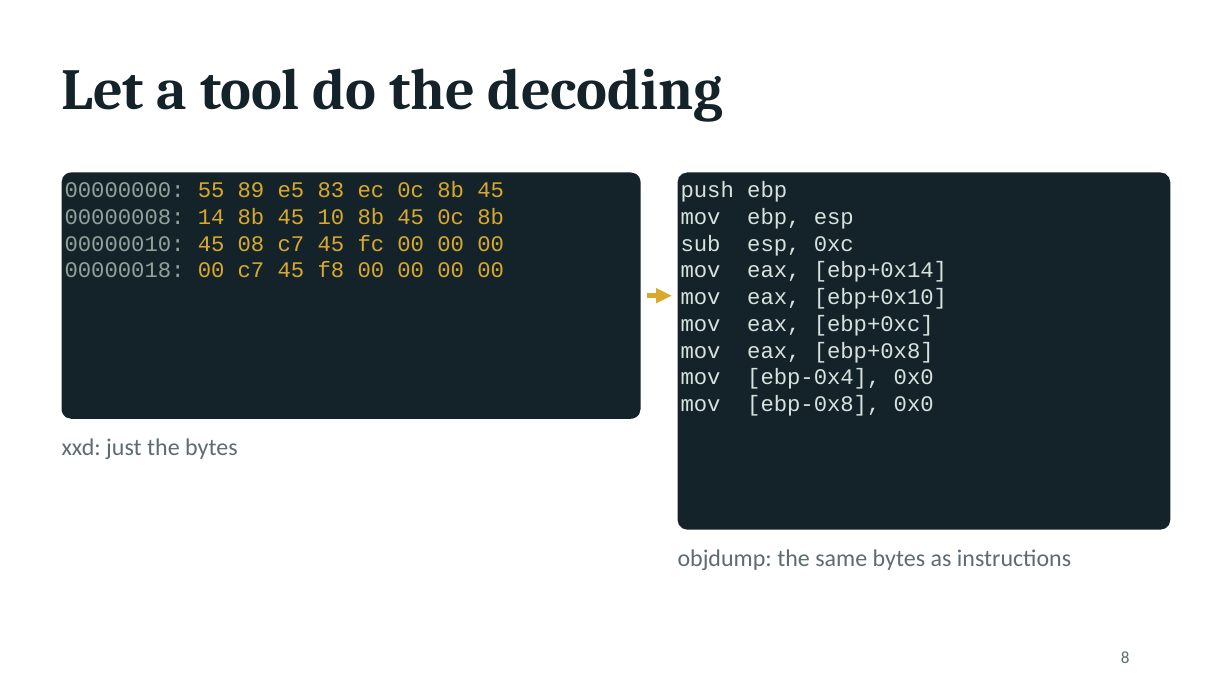
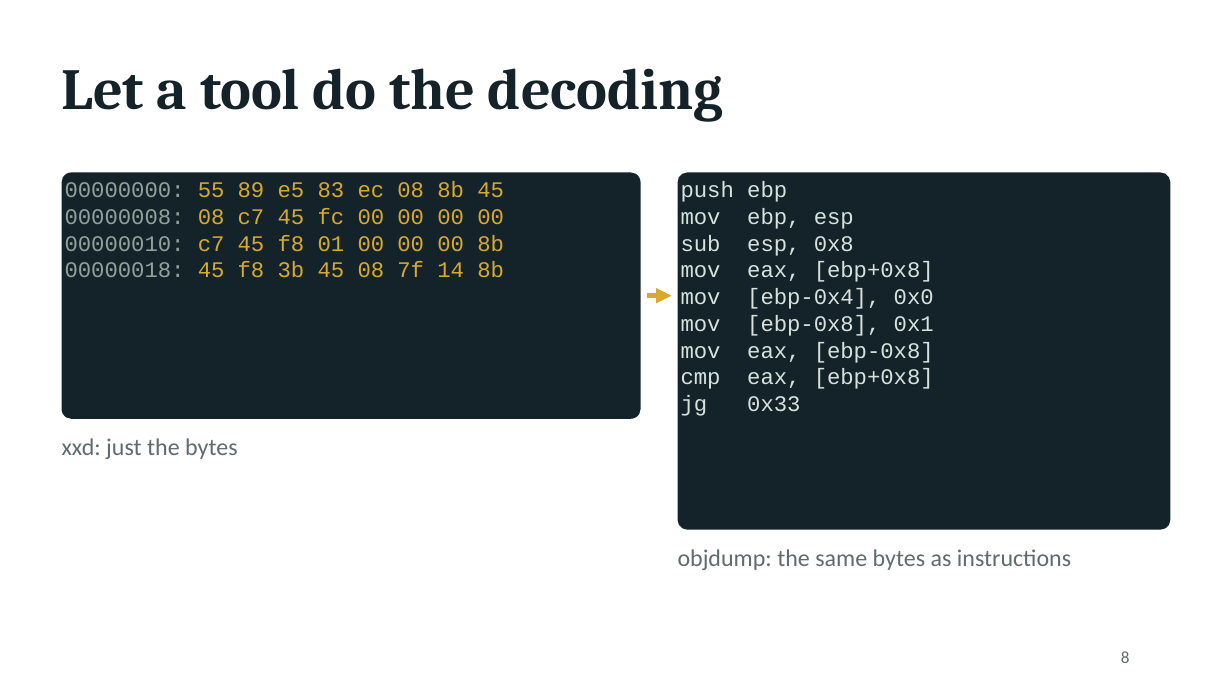
Before and after one commit to kelmer44/tesoro-stuff, a slide deck: slide 8 of prez/tesoro_talk.pptx. Drawn at 1232x693 pixels with LibreOffice and Linux fonts; fonts in the diff are those of the drawing. Boxes give left, top, right and bottom in pixels: in the first picture for what was removed or moved away, otherwise in the second. Text is boxed around its words. In the diff, an @@ line names an element or a change of style, - is before the commit and + after.

```diff
--- a/prez/tesoro_talk.pptx
+++ b/prez/tesoro_talk.pptx
@@ text in rounded rectangle at [65,181,504,277]: text changed @@
-00000000: 55 89 e5 83 ec 0c 8b 45
-00000008: 14 8b 45 10 8b 45 0c 8b
-00000010: 45 08 c7 45 fc 00 00 00
-00000018: 00 c7 45 f8 00 00 00 00
+00000000: 55 89 e5 83 ec 08 8b 45
+00000008: 08 c7 45 fc 00 00 00 00
+00000010: c7 45 f8 01 00 00 00 8b
+00000018: 45 f8 3b 45 08 7f 14 8b
@@ text in rounded rectangle at [681,235,854,256]: text changed @@
-sub esp, 0xc
-mov eax, [ebp+0x14]
-mov eax, [ebp+0x10]
-mov eax, [ebp+0xc]
+sub esp, 0x8
@@ text in rounded rectangle at [681,315,934,416]: text changed @@
-mov [ebp-0x8], 0x0
+mov [ebp-0x8], 0x1
+mov eax, [ebp-0x8]
+cmp eax, [ebp+0x8]
+jg 0x33
```
Also in this commit, not shown: 6 other slides changed, 29 other files.
